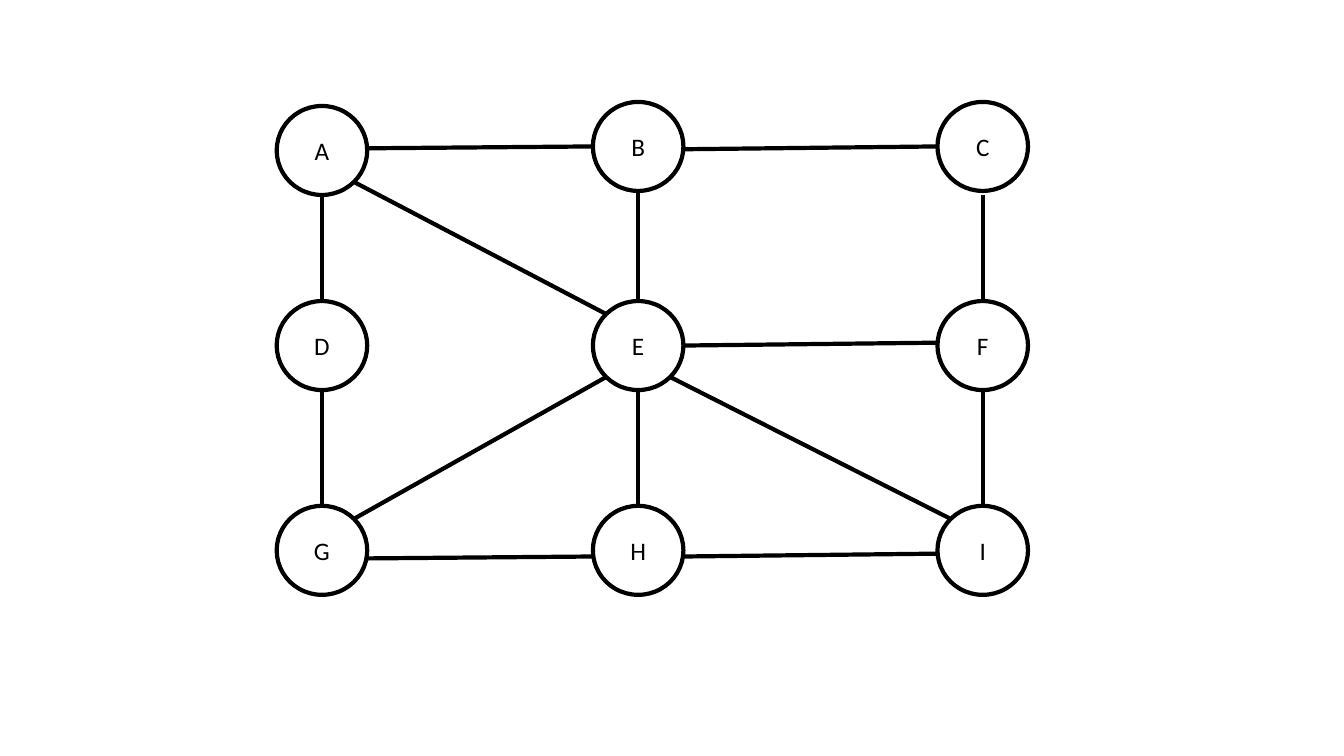
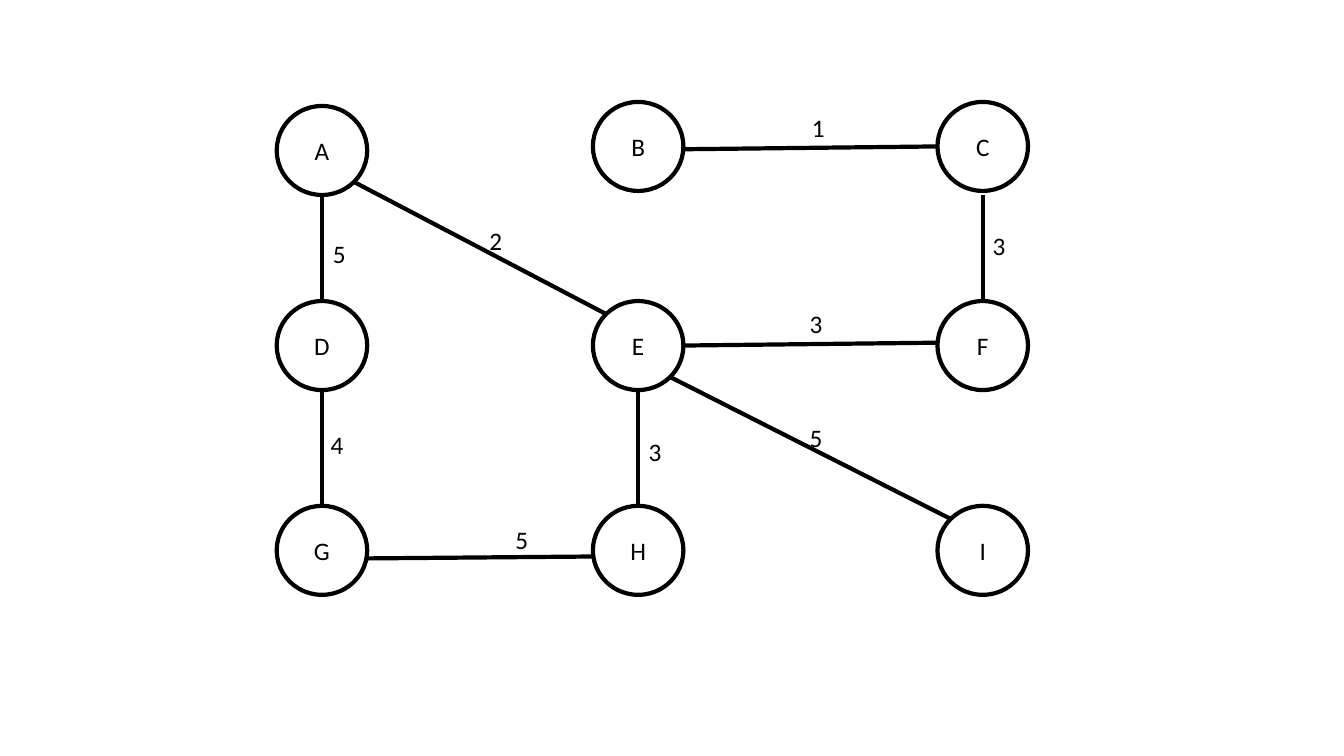
Before and after one commit to acarteas/Teaching-Algorithms, a slide deck: slide 3 of homework/pa3/maps.pptx (slide 2 before the commit). Drawn at 1344x756 pixels with LibreOffice and Linux fonts; fonts in the diff are those of the drawing. Boxes give left, top, right and bottom in pixels: in the first picture for what was removed or moved away, otherwise in the second. Text is boxed around its words. In the diff, an @@ line names an element or a change of style, - is before the commit and + after.

```diff
--- a/homework/pa3/maps.pptx
+++ b/homework/pa3/maps.pptx
@@ line removed from (593, 146) to (367, 148) @@
@@ text added at [812, 120, 825, 137], 18 pt, text #000000 @@
+1
@@ line removed from (638, 299) to (638, 193) @@
@@ text added at [489, 233, 502, 256], 18 pt, text #000000 @@
+2
@@ text added at [993, 238, 1006, 255], 18 pt, text #000000 @@
+3
@@ text added at [333, 246, 346, 263], 18 pt, text #000000 @@
+5
@@ text added at [810, 316, 823, 333], 18 pt, text #000000 @@
+3
@@ line removed from (354, 519) to (606, 377) @@
@@ line removed from (983, 506) to (983, 390) @@
@@ text added at [331, 437, 344, 454], 18 pt, text #000000 @@
+4
@@ text added at [649, 444, 662, 461], 18 pt, text #000000 @@
+3
@@ text added at [810, 430, 823, 453], 18 pt, text #000000 @@
+5
@@ text added at [515, 532, 528, 549], 18 pt, text #000000 @@
+5
@@ line removed from (938, 554) to (684, 557) @@
```
Also in this commit, not shown: 3 slides added, 1 other file.
